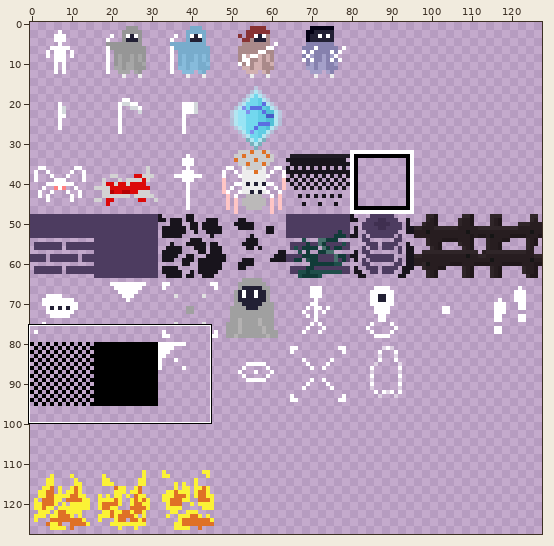
A sprite sheet gets an edit: assets/spritesheet.png. The first picture is a wide view before the edit; the outline marks the close-up.
Close-up. Before the commit:
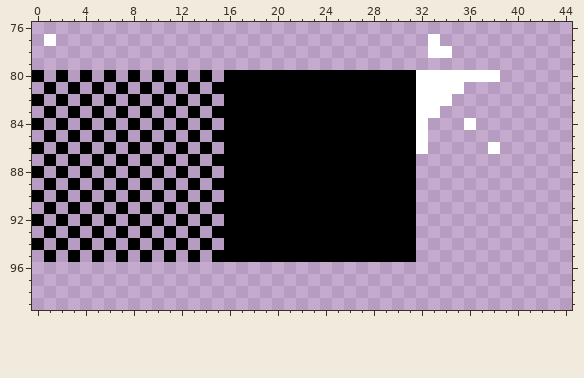
The file is 128x128 pixels. Colours within 5 levels of each other are drawn and written as one. Shown: x 0..44, y 76..99.
After the commit:
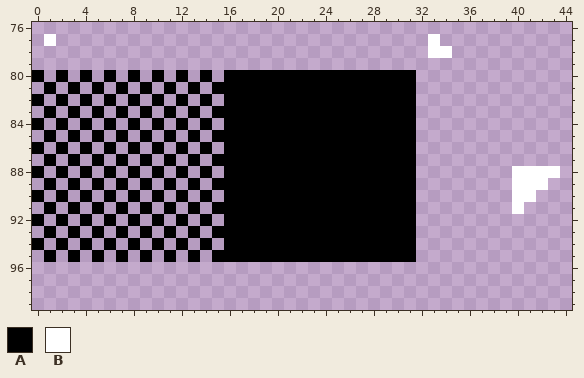
Palette (. is transparent): A #000000  B #ffffff
Edits made:
Colour B is added in row 88 at x 40 to 43; in row 89 at x 40 to 42; in row 90 at x 40 to 41; in row 91 at x 40.
Colour B is removed in row 80 at x 32 to 38; in row 81 at x 32 to 35; in row 82 at x 32 to 34; in row 83 at x 32 to 33; in row 84 at x 32 and 36; in row 85 at x 32.
Colour B is removed in row 86 at x 32 and 38.
Boxes around the changes in both close-ups, in picture pixels (x1, y1, x2, y2):
changed: (416, 70, 560, 214)
